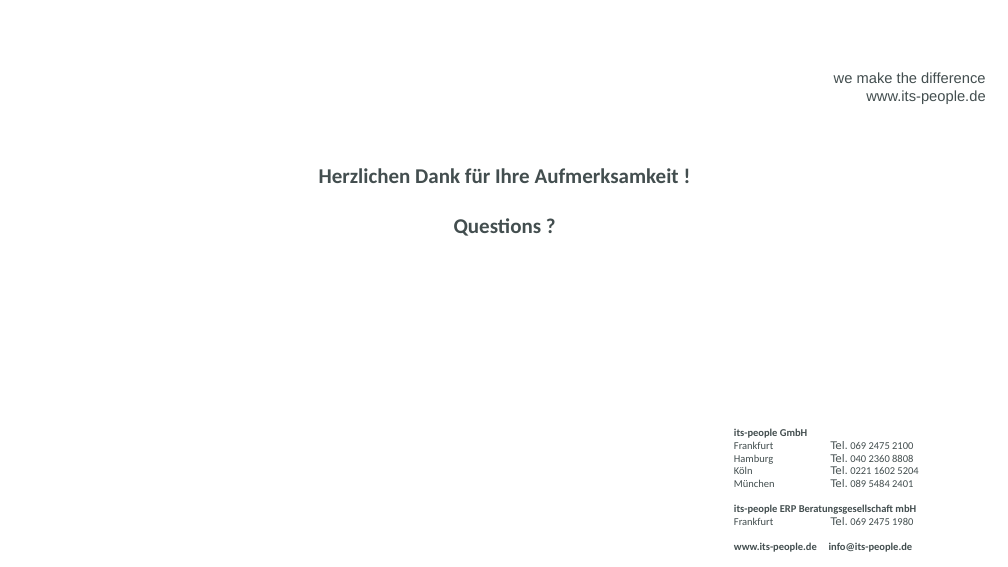
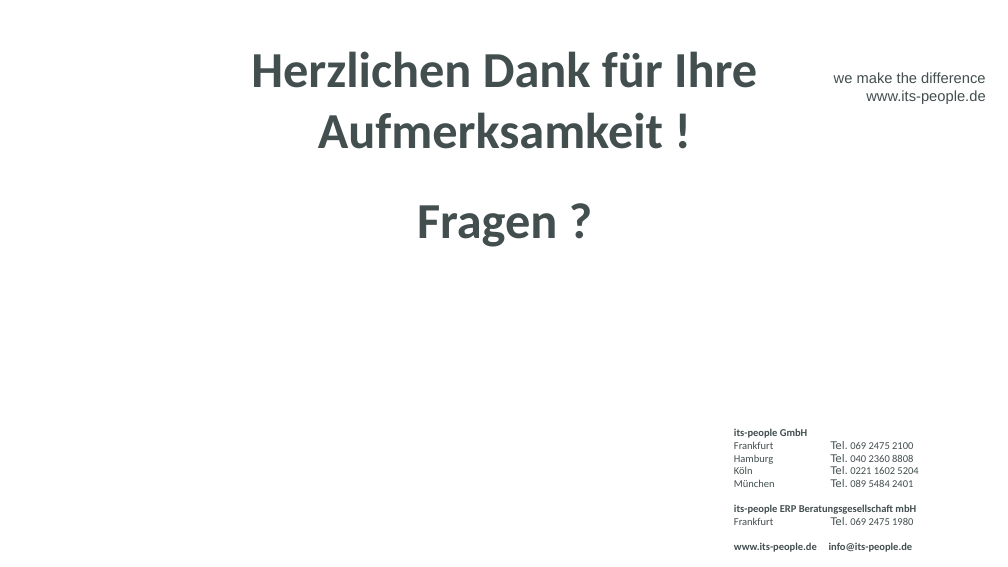
Before and after one commit to its-people/sqlclscripts, a slide deck: slide 19 of Slides/2016 DOAG K+A - Sabine Heimsath + Robert Marz - Scripting with SQLcl.pptx (slide 18 before the commit). Drawn at 1008x567 pixels with LibreOffice and Linux fonts; fonts in the diff are those of the drawing; background and template pictures are left out. Boxes give left, top, right and bottom in pixels: in the first picture for what was removed or moved away, otherwise in the second. Text is boxed around its words. In the diff, an @@ line names an element or a change of style, - is before the commit and + after.

```diff
--- a/Slides/2016 DOAG K+A - Sabine Heimsath + Robert Marz - Scripting with SQLcl.pptx
+++ b/Slides/2016 DOAG K+A - Sabine Heimsath + Robert Marz - Scripting with SQLcl.pptx
@@ text at (251,51,757,247): text changed; size 20 to 48 pt @@
-Herzlichen Dank für Ihre Aufmerksamkeit !
-Questions ?
+Herzlichen Dank für Ihre Aufmerksamkeit !
+Fragen ?
```
Also in this commit, not shown: 7 other slides changed, 1 slide added, 4 other files.
